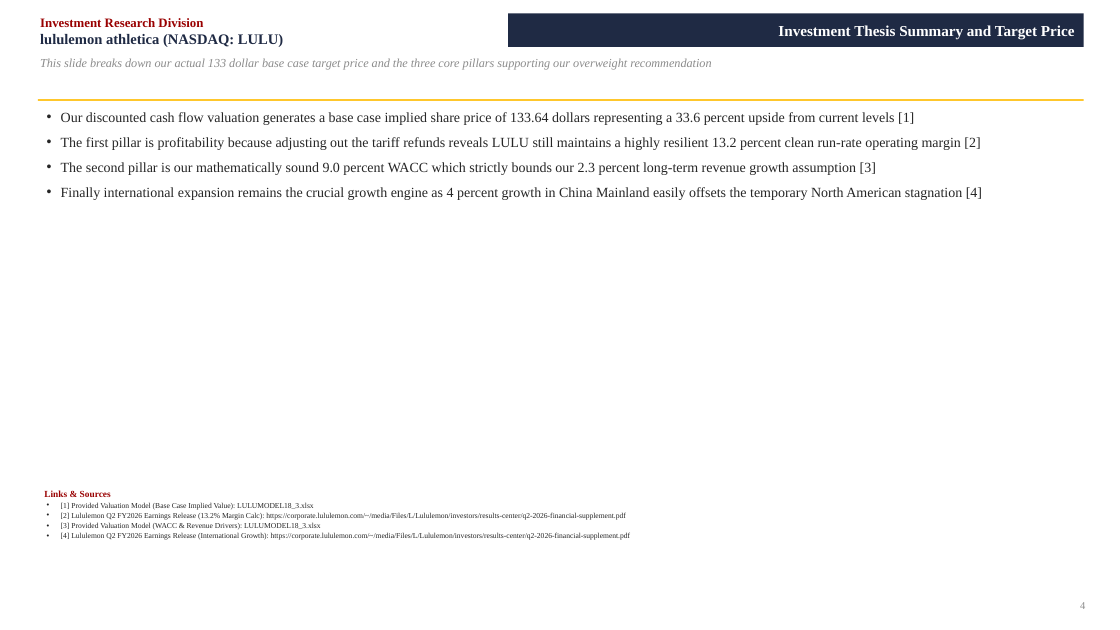
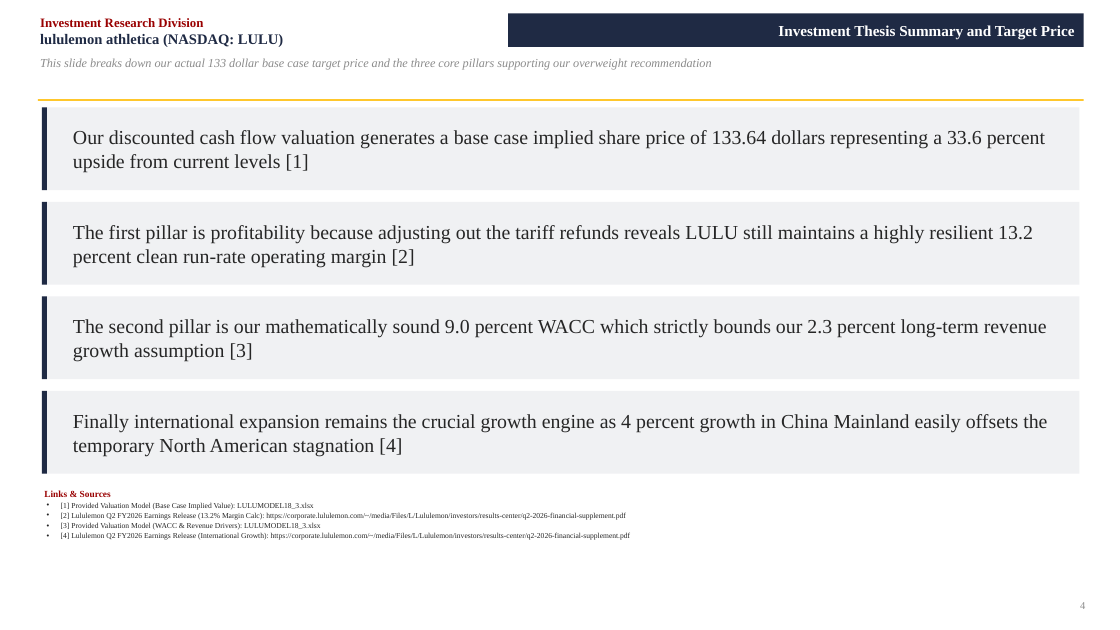
Before and after one commit to vengeanceaiUSC/RM, a slide deck: slide 4 of LULU/LULU_Investment_Pitch_Deck.pptx. Drawn at 1120x630 pixels with LibreOffice and Linux fonts; fonts in the diff are those of the drawing. Boxes give left, top, right and bottom in pixels: in the first picture for what was removed or moved away, otherwise in the second. Text is boxed around its words. In the diff, an @@ line names an element or a change of style, - is before the commit and + after.

```diff
--- a/LULU/LULU_Investment_Pitch_Deck.pptx
+++ b/LULU/LULU_Investment_Pitch_Deck.pptx
@@ rectangle added at [42, 108, 1080, 190], fill #F0F1F3 @@
@@ rectangle added at [42, 108, 47, 190], fill #1F2A44 @@
@@ text at [61, 112, 914, 125]: paragraph removed @@
-• Our discounted cash flow valuation generates a base case implied share price of 133.64 dollars representing a 33.6 percent upside from current levels [1]
@@ text added at [73, 130, 1045, 173], 17 pt, text #262626 @@
+Our discounted cash flow valuation generates a base case implied share price of 133.64 dollars representing a 33.6 percent upside from current levels [1]
@@ text at [61, 162, 982, 200]: paragraphs removed @@
-• The second pillar is our mathematically sound 9.0 percent WACC which strictly bounds our 2.3 percent long-term revenue growth assumption [3]
-• Finally international expansion remains the crucial growth engine as 4 percent growth in China Mainland easily offsets the temporary North American stagnation [4]
@@ rectangle added at [42, 202, 1080, 284], fill #F0F1F3 @@
@@ rectangle added at [42, 202, 47, 284], fill #1F2A44 @@
@@ text "The first pillar is profitability ...": place and size @@
-text "The first pillar is profitability ..." at [61, 112, 982, 200]
+text "The first pillar is profitability ..." at [73, 225, 1033, 268]
@@ text "The first pillar is profitability ..." at [73, 225, 1033, 268]: size 12 to 17 pt; bullet • to none; less space between paragraphs; vertical alignment top to middle @@
@@ rectangle added at [42, 297, 1080, 379], fill #F0F1F3 @@
@@ rectangle added at [42, 297, 47, 379], fill #1F2A44 @@
@@ text added at [73, 319, 1047, 362], 17 pt, text #262626 @@
+The second pillar is our mathematically sound 9.0 percent WACC which strictly bounds our 2.3 percent long-term revenue growth assumption [3]
@@ rectangle added at [42, 392, 1080, 474], fill #F0F1F3 @@
@@ rectangle added at [42, 392, 47, 474], fill #1F2A44 @@
@@ text added at [73, 414, 1047, 457], 17 pt, text #262626 @@
+Finally international expansion remains the crucial growth engine as 4 percent growth in China Mainland easily offsets the temporary North American stagnation [4]
```
Also in this commit, not shown: 21 other slides changed, 2 other files.
